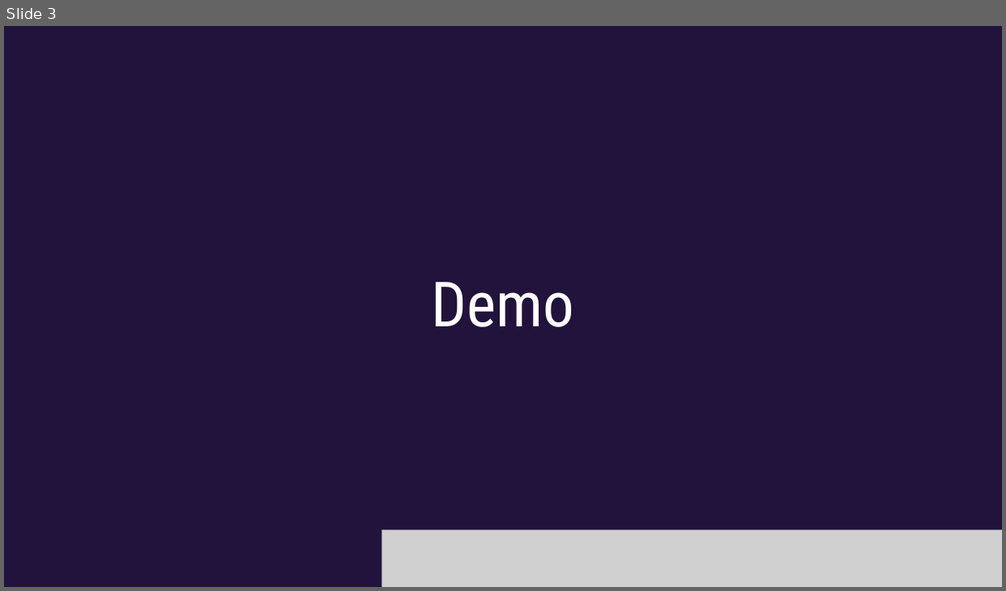
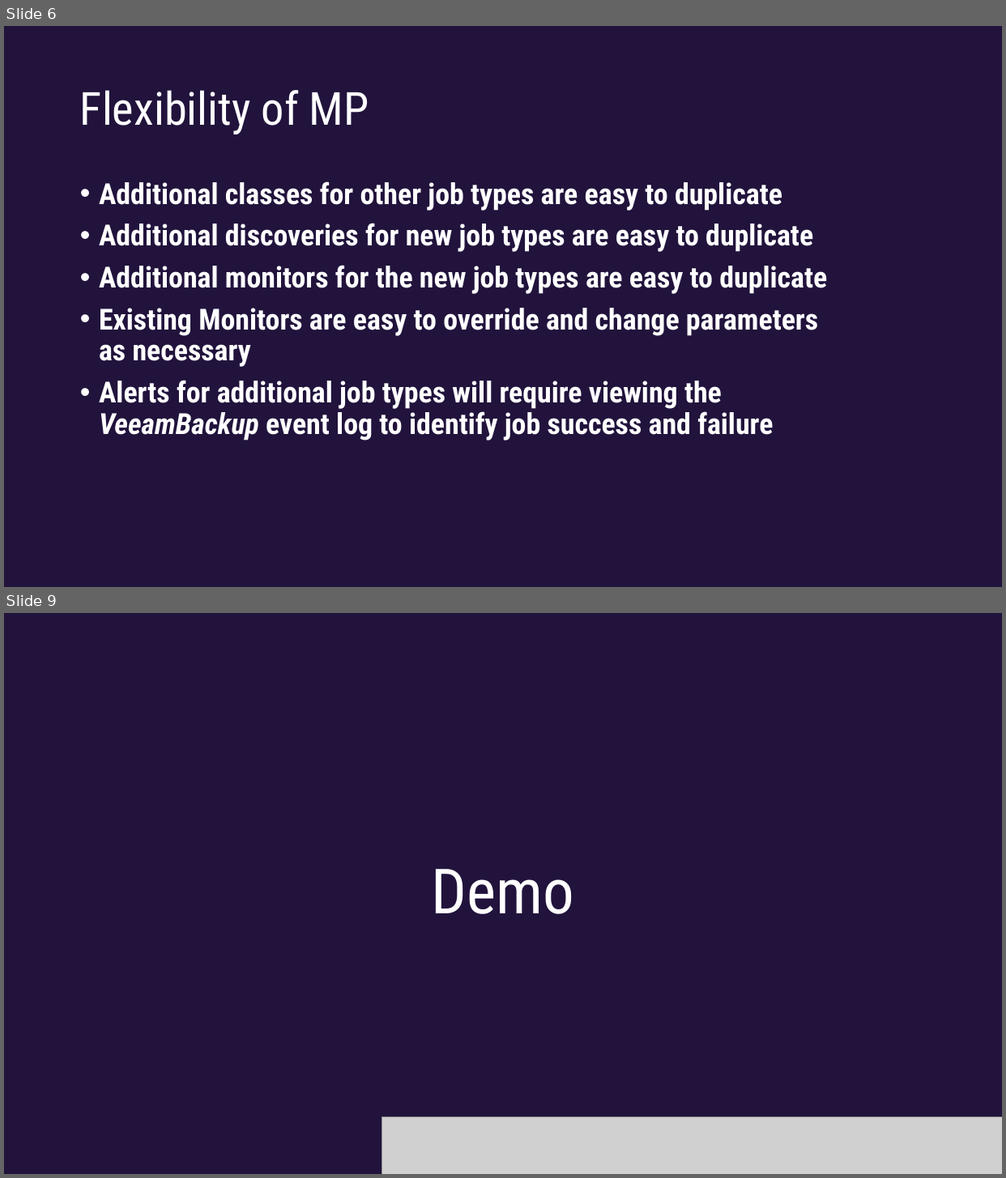
Before and after one commit to dsmith14w/VeeamBackupMP, a slide deck: SCOMathon 2024 PowerPoint Template D Smith Example.pptx. Shown one above the other, each under a label of ours: slide 3 before the commit, slides 6 and 9 after it; the slides between them are not shown. The pictures are 1006x591 and 1006x1178 pixels, drawn with LibreOffice and Linux fonts; fonts in the diff are those of the drawing; grey boxes stand for pictures; background and template pictures are left out. Boxes give left, top, right and bottom in pixels: in the first picture for what was removed or moved away, otherwise in the second. Text is boxed around its words. In the diff, an @@ line names an element or a change of style, - is before the commit and + after.

```diff
--- a/SCOMathon 2024 PowerPoint Template D Smith Example.pptx
+++ b/SCOMathon 2024 PowerPoint Template D Smith Example.pptx
@@ slide 6 added at (4, 26, 1002, 587), background #21133C @@
@@ title added at (80, 90, 369, 135), 44 pt, text #FFFFFF @@
+Flexibility of MP
@@ text added at (99, 182, 827, 441), 28 pt, text #FFFFFF, bold @@
+• Additional classes for other job types are easy to duplicate
+• Additional discoveries for new job types are easy to duplicate
+• Additional monitors for the new job types are easy to duplicate
+• Existing Monitors are easy to override and change parameters as necessary
+• Alerts for additional job types will require viewing the VeeamBackup event log to identify job success and failure
@@ what was slide 3 is now slide 9 @@
```
Also in this commit, not shown: 8 other slides added, 3 slides removed.
